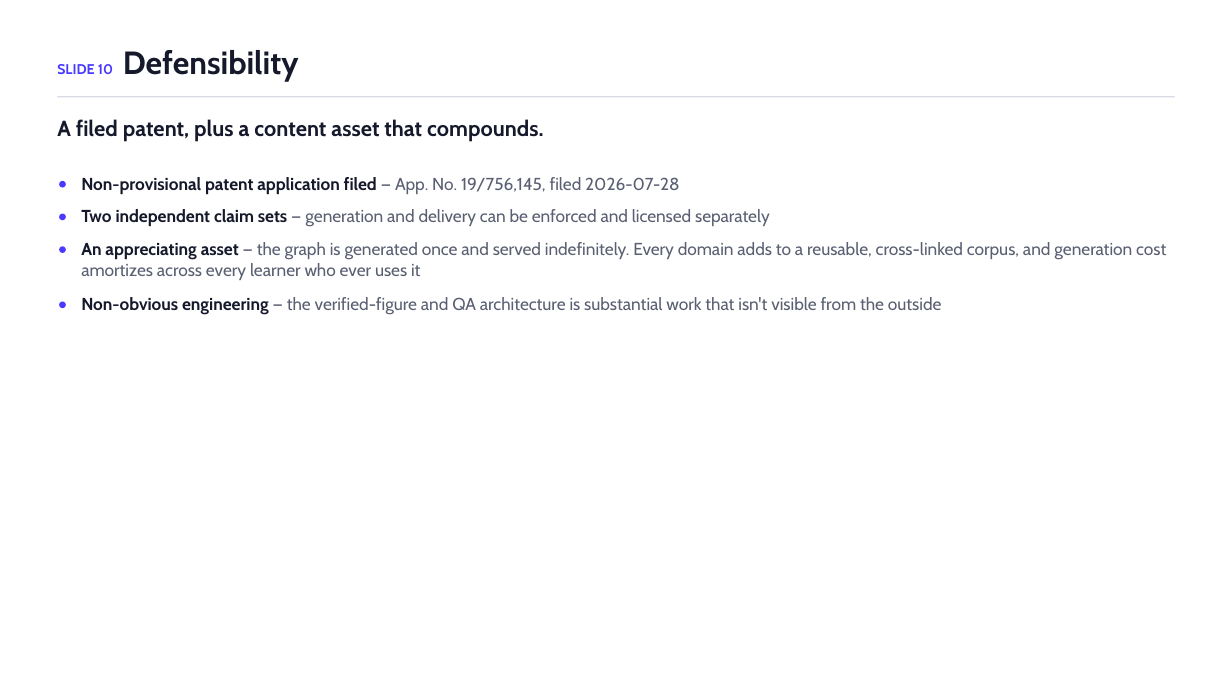
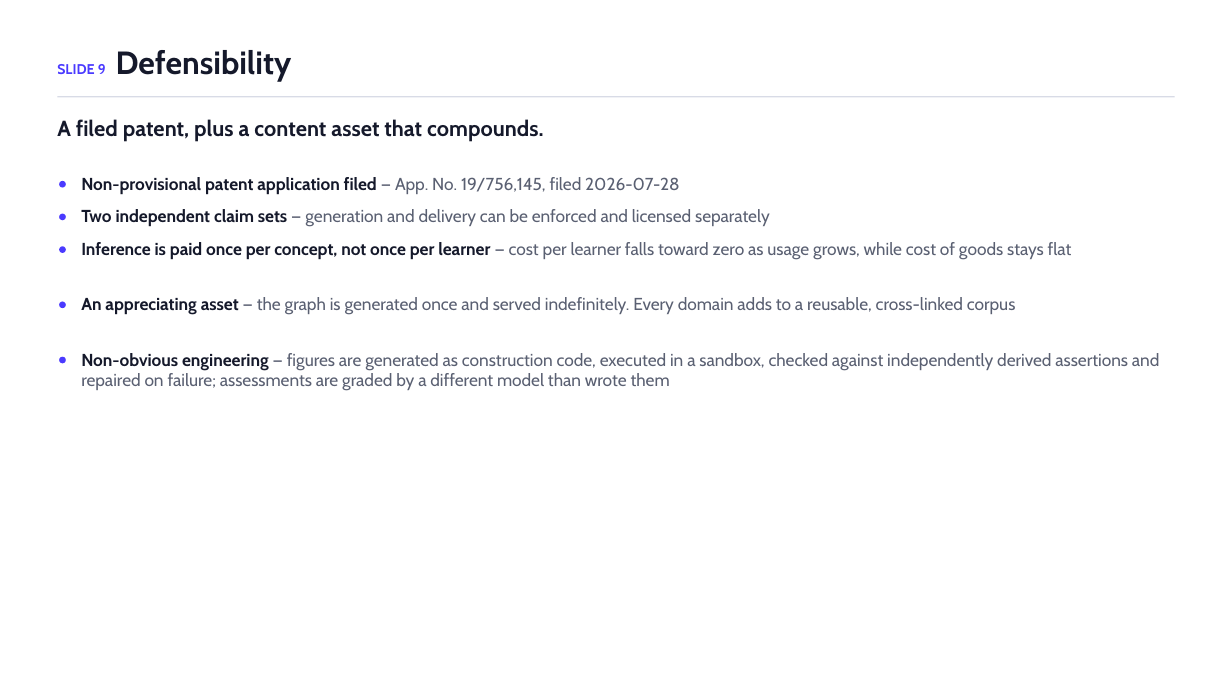
Before and after one commit to ChuckIrvine/qlaudia, a slide deck: slide 9 of pitch_deck/qlaudia_pitch_deck.pptx (slide 10 before the commit). Drawn at 1232x693 pixels with LibreOffice and Linux fonts; fonts in the diff are those of the drawing. Boxes give left, top, right and bottom in pixels: in the first picture for what was removed or moved away, otherwise in the second. Text is boxed around its words. In the diff, an @@ line names an element or a change of style, - is before the commit and + after.

```diff
--- a/pitch_deck/qlaudia_pitch_deck.pptx
+++ b/pitch_deck/qlaudia_pitch_deck.pptx
@@ text at bbox=[57, 50, 292, 82]: text changed @@
-SLIDE 10 Defensibility
+SLIDE 9 Defensibility
@@ text at bbox=[81, 242, 1072, 260]: text changed @@
-An appreciating asset — the graph is generated once and served indefinitely. Every domain adds to a reusable, cross-linked corpus, and generation cost amortizes across every learner who ever uses it
+Inference is paid once per concept, not once per learner — cost per learner falls toward zero as usage grows, while cost of goods stays flat
@@ text at bbox=[81, 297, 1016, 315]: text changed @@
-Non-obvious engineering — the verified-figure and QA architecture is substantial work that isn't visible from the outside
+An appreciating asset — the graph is generated once and served indefinitely. Every domain adds to a reusable, cross-linked corpus
@@ ellipse added at bbox=[59, 357, 66, 363], fill #4A3AFF @@
@@ text added at bbox=[81, 353, 1159, 391], 13.5 pt, text #5A6072 @@
+Non-obvious engineering — figures are generated as construction code, executed in a sandbox, checked against independently derived assertions and repaired on failure; assessments are graded by a different model than wrote them
```
Also in this commit, not shown: 8 other slides changed, 5 slides added, 6 slides removed, 2 other files.
